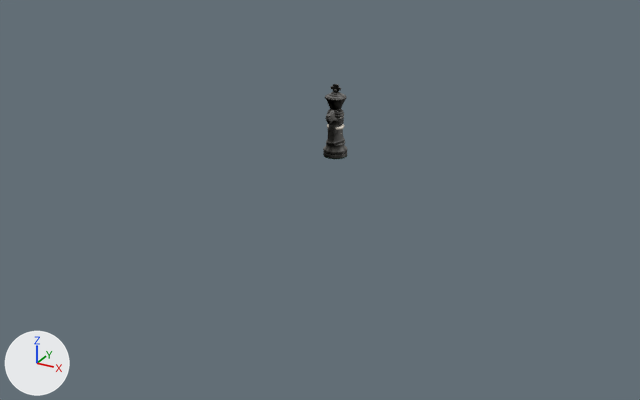
What one commit did to the Blender file samples/chess-game/assets/ChessSet2.blend.
Rendered twice from a camera (50 mm lens) standing at (0.479, -0.911, 0.39) and looking at (0.0, -0.039, -0.046). Arrows for +X, +Y and +Z are at lower left; the lights stay in place.

Before the edit, the objects in view are built like this:
```python
ob_chessboard_main = bpy.data.objects.new('Chessboard_Main', me_plane_473)
ob_chessboard_main.location = (0.0, 0.0, 0.0)
ob_chessboard_main.rotation_euler = (1.571, 0.0, 0.0)  # degrees (90, 0, 0)
ob_chesspieces_rook_black = bpy.data.objects.new('ChessPieces_Rook_Black', me_cylinder_005)
ob_chesspieces_rook_black.location = (0.0, 0.0, 0.0)
ob_chesspieces_rook_black.rotation_euler = (1.571, 0.0, 0.0)  # degrees (90, 0, 0)
ob_chesspieces_rook_white = bpy.data.objects.new('ChessPieces_Rook_White', me_cylinder_052)
ob_chesspieces_rook_white.location = (0.0, 0.0, 0.0)
ob_chesspieces_rook_white.rotation_euler = (1.571, 0.0, 0.0)  # degrees (90, 0, 0)
ob_player1_join = bpy.data.objects.new('Player1_Join', me_plane_475)
ob_player1_join.location = (-0.2285, -0.1759, 0.0027)
ob_player1_join.rotation_euler = (1.571, 0.0, 0.0)  # degrees (90, 0, 0)
ob_player1_leave = bpy.data.objects.new('Player1_Leave', me_plane_474)
ob_player1_leave.location = (-0.2285, -0.1759, 0.0027)
ob_player1_leave.rotation_euler = (1.571, 0.0, 0.0)  # degrees (90, 0, 0)
ob_player2_join = bpy.data.objects.new('Player2_Join', me_plane_006)
ob_player2_join.location = (0.2285, 0.1759, 0.0027)
ob_player2_join.rotation_euler = (1.571, 0.0, 0.0)  # degrees (90, 0, 0)
ob_player2_leave = bpy.data.objects.new('Player2_Leave', me_plane_476)
ob_player2_leave.location = (0.2285, 0.1759, 0.0027)
ob_player2_leave.rotation_euler = (1.571, 0.0, 0.0)  # degrees (90, 0, 0)
ob_ui_glow_blue = bpy.data.objects.new('UI_Glow_Blue', me_cylinder_007)
ob_ui_glow_blue.location = (0.0, 0.0, 0.0)
ob_ui_glow_blue.rotation_euler = (1.571, 0.0, 0.0)  # degrees (90, 0, 0)
```
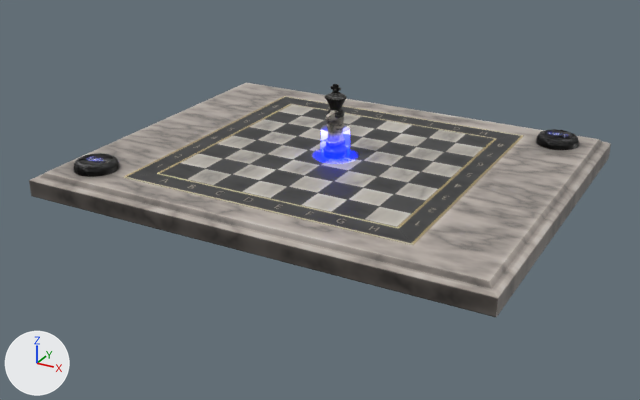
Where the newer file only moved an object's origin or applied its transform, the numbers keep the older frame.

Changed parts and their boxes (x1, y1, x2, y2) in the pictures (640 x 400 px):
'Chessboard_Main', shown
    after: (29, 83, 611, 317)
'UI_Glow_Blue', shown
    after: (311, 124, 359, 164)
'Player1_Leave', shown (black)
    after: (74, 153, 119, 177)
'Player2_Leave', shown (black)
    after: (536, 129, 579, 150)
'ChessPieces_Knight_White', recoloured
    both: (325, 110, 345, 146)
'Player2_Join', shown
    after: (536, 130, 578, 150)
'Player1_Join', shown
    after: (74, 153, 119, 177)
'ChessPieces_Rook_Black', recoloured
    both: (328, 116, 344, 144)
'ChessPieces_Rook_White', recoloured
    both: (328, 116, 344, 126)
'ChessPieces_Bishop_Black', recoloured
    both: (327, 117, 344, 130)
'ChessPieces_Bishop_White', recoloured
    both: (327, 126, 344, 130)

Edits to the bpy script that builds the scene:
```text
Change img_chessboard_basecol_tga:
    img_chessboard_basecol_tga: load_image('Chessboard_Basecol.tga', '../public/Chessboard_Basecol.png', 2048, 2048, 'sRGB') -> load_image('Chessboard_Basecol.png', '../public/Chessboard_Basecol.png', 2048, 2048, 'sRGB')
Change mat_chessboard_mat:
    mat_chessboard_mat: emission_material('Chessboard_MAT') -> principled_material('Chessboard_MAT')
Change mat_emissiveblue:
    remove n0 = _N.new('ShaderNodeMixShader'); n0.name = 'Mix Shader'
    remove n1 = _N.new('ShaderNodeBsdfTransparent'); n1.name = 'Transparent BSDF'
    where n2 = _N.new('ShaderNodeTexImage'); n2.name = 'Image Texture'
    n2.image: img_ui_glow_basecolor_tga -> img_ui_glow_basecolor_png
    add n1 = _N.new('ShaderNodeBsdfTransparent'); n1.name = 'Transparent BSDF'
    add n0 = _N.new('ShaderNodeMixShader'); n0.name = 'Mix Shader'
    add _L.new(n2.outputs[1], n1.inputs[0])  # 'Alpha' to 'Color'
Change me_cylinder_000:
    where me_cylinder_000.from_pydata(...)  # 536 vertices, 530 faces; spans x -0.0138..0.0138, y 0.0..0.0658, z -0.0138..0.0138
    remove me_cylinder_000.materials.append(mat_material_001)  # picture img_chesspiecesblack_basecol_tga
    add me_cylinder_000.materials.append(mat_chesspiecesblack_mat)  # picture img_chesspiecesblack_basecol_png
Change me_cylinder_043:
    where me_cylinder_043.from_pydata(...)  # 536 vertices, 530 faces; spans x -0.0138..0.0138, y 0.0..0.0658, z -0.0138..0.0138
    remove me_cylinder_043.materials.append(mat_material_002)  # picture img_chesspieceswhite_basecol_tga
    add me_cylinder_043.materials.append(mat_chesspieceswhite_mat)  # picture img_chesspieceswhite_basecol_png
Change me_cylinder_026:
    where me_cylinder_026.from_pydata(...)  # 699 vertices, 879 faces; spans x -0.0138..0.0138, y 0.0..0.0655, z -0.016..0.0224
    remove me_cylinder_026.materials.append(mat_material_002)  # picture img_chesspieceswhite_basecol_tga
    add me_cylinder_026.materials.append(mat_chesspieceswhite_mat)  # picture img_chesspieceswhite_basecol_png
Change me_cylinder_005:
    where me_cylinder_005.from_pydata(...)  # 580 vertices, 653 faces; spans x -0.0138..0.0138, y 0.0..0.0502, z -0.0138..0.0138
    remove me_cylinder_005.materials.append(mat_material_001)  # picture img_chesspiecesblack_basecol_tga
    add me_cylinder_005.materials.append(mat_chesspiecesblack_mat)  # picture img_chesspiecesblack_basecol_png
Change me_cylinder_052:
    where me_cylinder_052.from_pydata(...)  # 580 vertices, 653 faces; spans x -0.0138..0.0138, y 0.0..0.0502, z -0.0138..0.0138
    remove me_cylinder_052.materials.append(mat_material_002)  # picture img_chesspieceswhite_basecol_tga
    add me_cylinder_052.materials.append(mat_chesspieceswhite_mat)  # picture img_chesspieceswhite_basecol_png
Change ob_chessboard_main:
    remove ob_chessboard_main.hide_set(True)
Change ob_player1_join:
    remove ob_player1_join.hide_set(True)
Change ob_player1_leave:
    remove ob_player1_leave.hide_set(True)
Change ob_player2_join:
    remove ob_player2_join.hide_set(True)
Change ob_player2_leave:
    remove ob_player2_leave.hide_set(True)
Change ob_ui_glow_blue:
    ob_ui_glow_blue.rotation_euler: (1.571, 0.0, 0.0) -> (0.0, 0.0, 0.0)  # degrees (90, 0, 0) -> degrees (0, 0, 0)
    remove ob_ui_glow_blue.hide_set(True)
```
